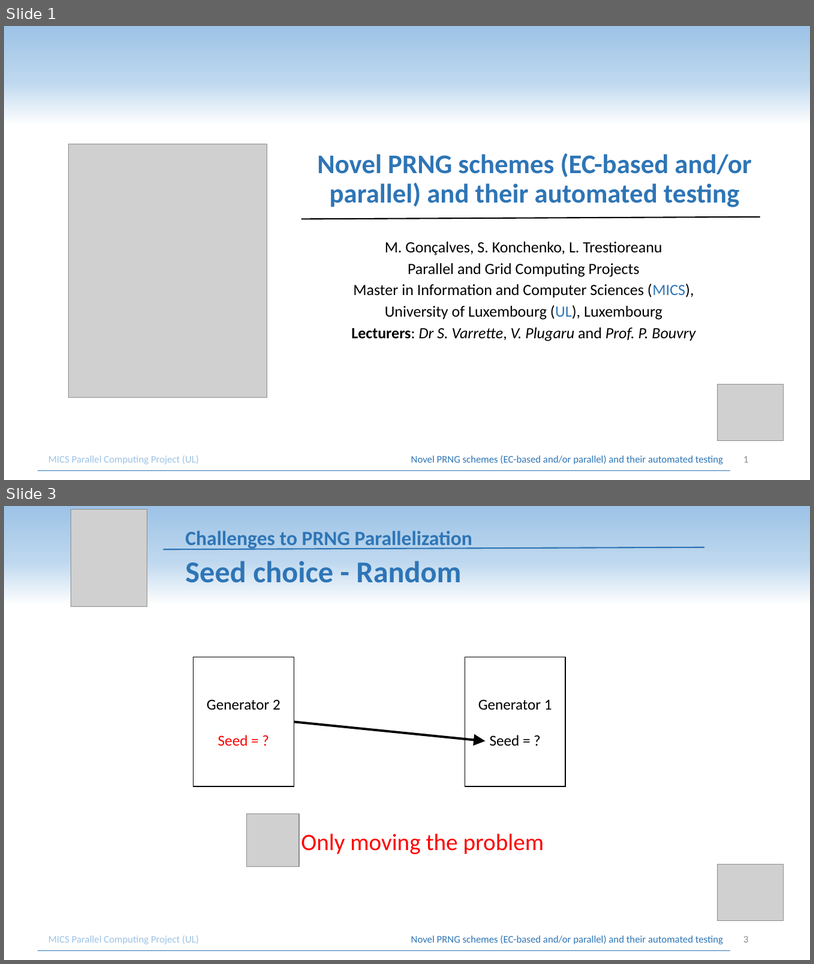
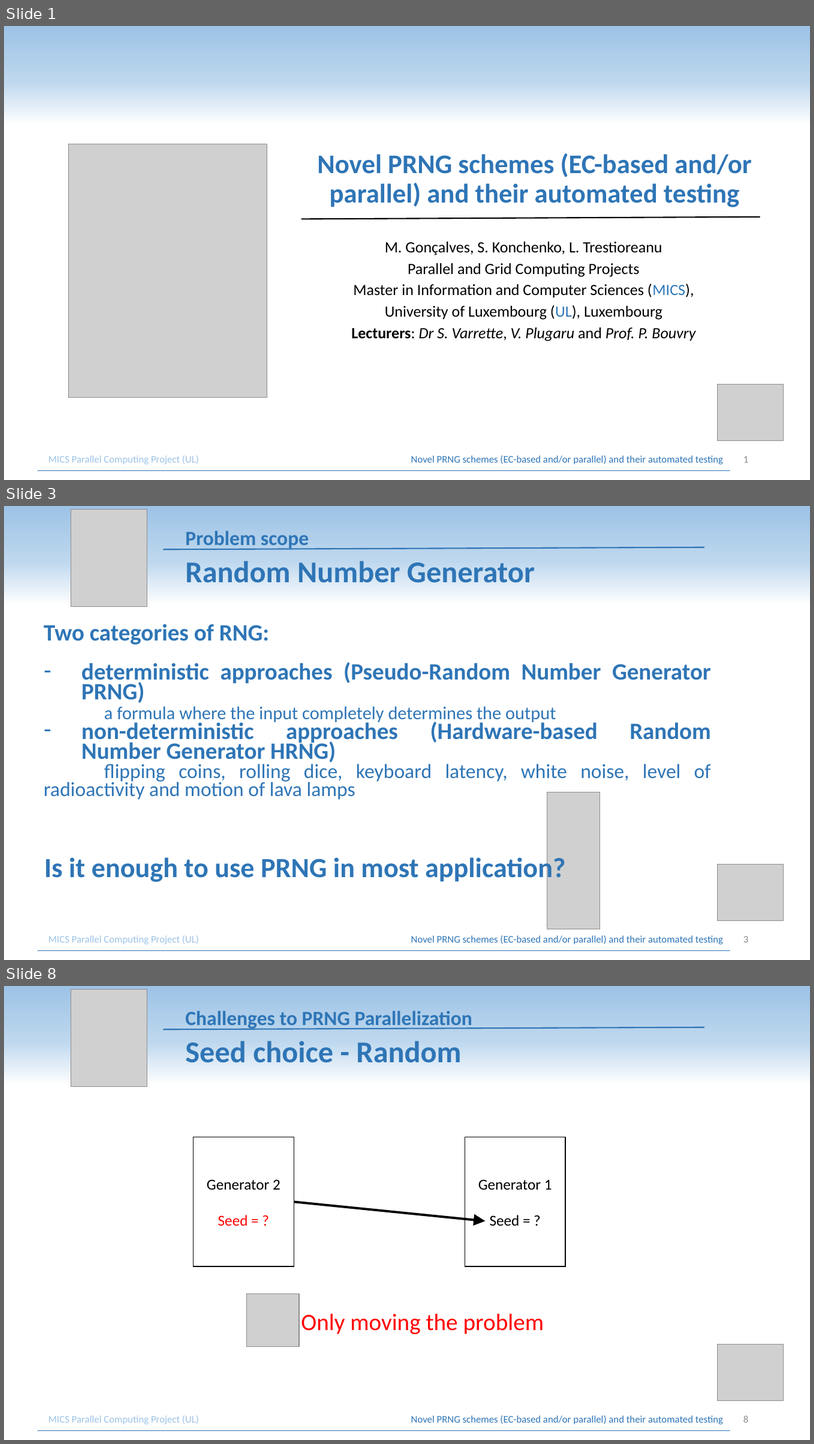
Before and after one commit to IceYoshi/PRNG, a slide deck: prng-pres.pptx. Shown one above the other, each under a label of ours: slides 1 and 3 before the commit, slides 1, 3 and 8 after it; the slides between them are not shown. The pictures are 814x964 and 814x1444 pixels, drawn with LibreOffice and Linux fonts; fonts in the diff are those of the drawing; grey boxes stand for pictures. Boxes give left, top, right and bottom in pixels: in the first picture for what was removed or moved away, otherwise in the second. Text is boxed around its words. In the diff, an @@ line names an element or a change of style, - is before the commit and + after.

```diff
--- a/prng-pres.pptx
+++ b/prng-pres.pptx
@@ slide 3 added at bbox=[4, 506, 810, 960], background gradient #9DC3E6 to #BDD7EE to #FFFFFF @@
@@ picture added at bbox=[71, 509, 147, 606] @@
@@ text added at bbox=[185, 531, 309, 550], 24 pt, text #2E75B6, bold @@
+Problem scope
@@ line added from (163, 550) to (705, 547), #2E75B6 1.5 pt @@
@@ title added at bbox=[185, 561, 535, 582], 36 pt, text #2E75B6, bold @@
+Random Number Generator
@@ text added at bbox=[44, 624, 711, 799], 27.9 pt, text #2E75B6, bold @@
+Two categories of RNG:
+– deterministic approaches (Pseudo-Random Number Generator PRNG)
+a formula where the input completely determines the output
+– non-deterministic approaches (Hardware-based Random Number Generator HRNG)
+flipping coins, rolling dice, keyboard latency, white noise, level of radioactivity and motion of lava lamps
@@ picture added at bbox=[547, 792, 600, 929] @@
@@ text added at bbox=[44, 853, 566, 883], 33 pt, text #2E75B6, bold @@
+Is it enough to use PRNG in most application?
@@ picture added at bbox=[718, 864, 784, 921] @@
@@ text added at bbox=[48, 935, 723, 944], 12 pt, text #2E75B6 @@
+MICS Parallel Computing Project (UL) Novel PRNG schemes (EC-based and/or parallel) and their automated testing
@@ page number added at bbox=[744, 936, 749, 942], 12 pt, text #8C8C8C @@
+3
@@ line added from (38, 950) to (731, 950), #2E75B6 0.5 pt @@
@@ what was slide 3 is now slide 8 @@
@@ page number at bbox=[744, 1415, 749, 1422]: text changed @@
-3
+8
```
Also in this commit, not shown: 2 slides changed, 4 other slides added, 2 other files.
